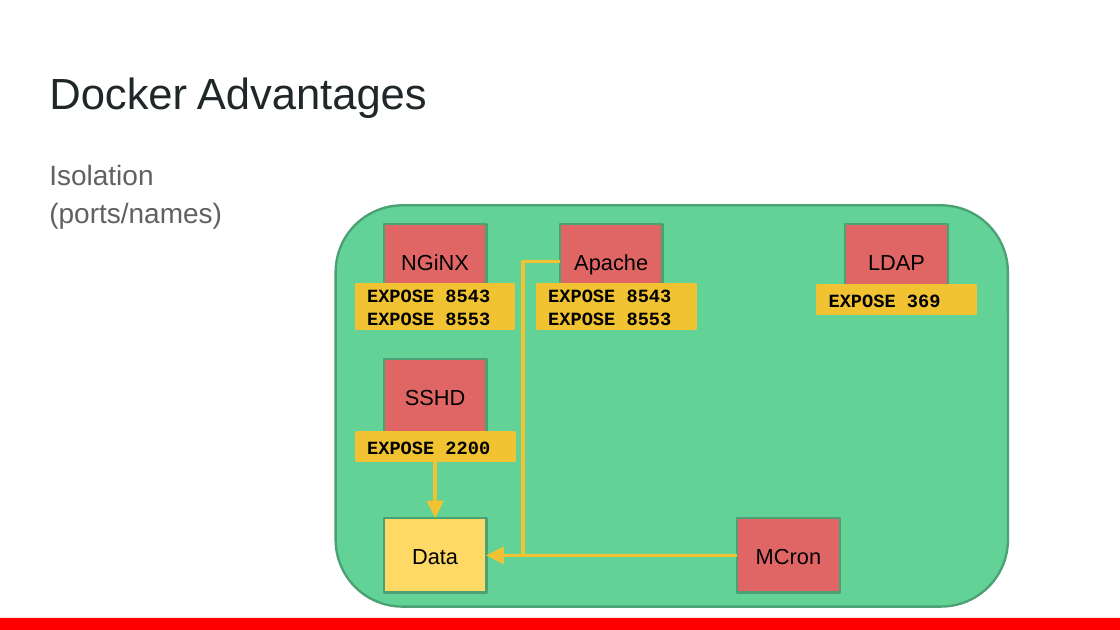
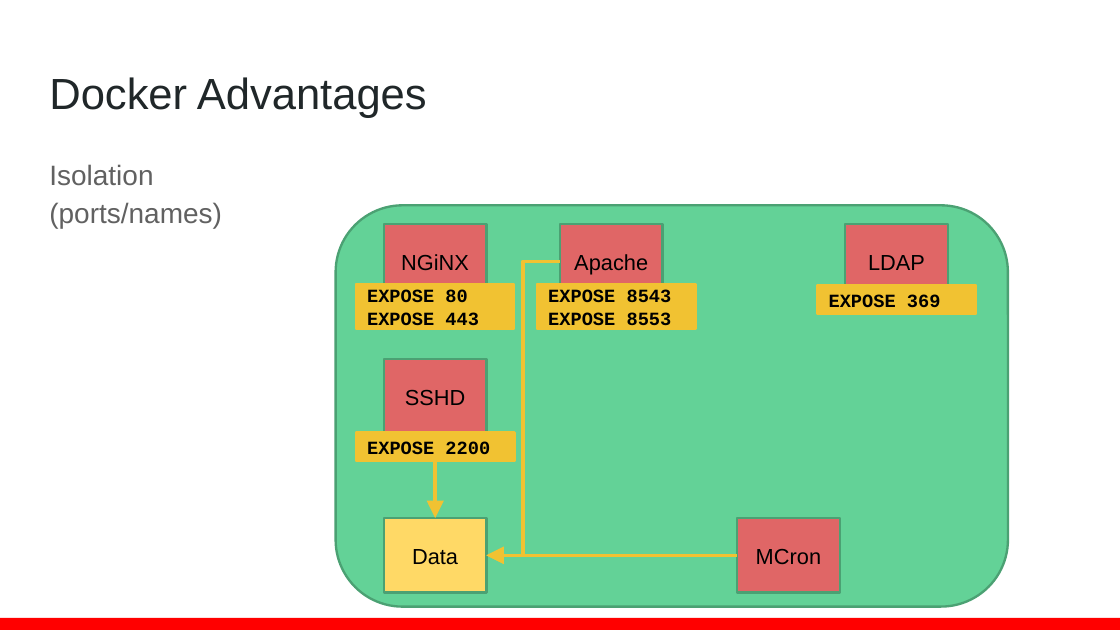
Before and after one commit to VonC/b2d, a slide deck: slide 48 of Docker- Architecture rework case study.pptx. Drawn at 1120x630 pixels with LibreOffice and Linux fonts; fonts in the diff are those of the drawing. Boxes give left, top, right and bottom in pixels: in the first picture for what was removed or moved away, otherwise in the second. Text is boxed around its words. In the diff, an @@ line names an element or a change of style, - is before the commit and + after.

```diff
--- a/Docker- Architecture rework case study.pptx
+++ b/Docker- Architecture rework case study.pptx
@@ text in rectangle at (367,289,479,326): text changed @@
-EXPOSE 8543
-EXPOSE 8553
+EXPOSE 80
+EXPOSE 443
```
Also in this commit, not shown: 7 other slides changed, 1 other file.
